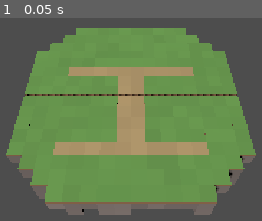
Above: before the commit, frame 1.
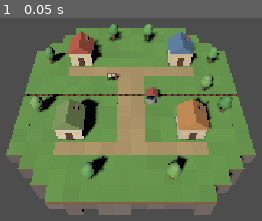
Above: after the commit, the same moment.

Repository: tobyhome12345-commits/Skyroot
Game: Godot game, scene res://scenes/pebblenook.tscn
The game is run twice, just before and just after one commit, with the same random seed, the same clock (stepped at 60 frames per second) and the same inputs.
Inputs:
- Up to frame 1 (0.05 s): no input

The runs differ from the first frame. In frame 1, 11% of the frame differs, in the area x 11-89%, y 2-80%.

Commit message:
Stage 1: place houses, trees, well and notice board on tiles
Each prop claims whole tiles; anything off the island or overlapping is rejected with an error.

Co-Authored-By: Claude Opus 5.5 <noreply@anthropic.com>

Diff:
--- a/scripts/island.gd
+++ b/scripts/island.gd
@@ -29,11 +29,39 @@
 const ROCK_COLOR := Color(0.52, 0.47, 0.45)
 
 var map_size := Vector2i(16, 16)
+## Tiles taken by props (cell -> prop name). Used to stop overlaps.
+var occupied := {}
+
+
+## Every prop on the island: type, top-left tile, footprint in tiles.
+func _prop_layout() -> Array[Dictionary]:
+	return [
+		{"type": "house", "cell": Vector2i(3, 3), "size": Vector2i(2, 2),
+			"walls": Color(0.96, 0.89, 0.76), "roof": Color(0.78, 0.38, 0.3)},
+		{"type": "house", "cell": Vector2i(11, 3), "size": Vector2i(2, 2),
+			"walls": Color(0.93, 0.84, 0.7), "roof": Color(0.4, 0.55, 0.7)},
+		{"type": "house", "cell": Vector2i(3, 10), "size": Vector2i(2, 2),
+			"walls": Color(0.98, 0.92, 0.82), "roof": Color(0.55, 0.65, 0.4)},
+		{"type": "house", "cell": Vector2i(11, 10), "size": Vector2i(2, 2),
+			"walls": Color(0.9, 0.82, 0.72), "roof": Color(0.85, 0.6, 0.35)},
+		{"type": "well", "cell": Vector2i(9, 8), "size": Vector2i(1, 1)},
+		{"type": "notice_board", "cell": Vector2i(6, 6), "size": Vector2i(1, 1)},
+		{"type": "tree", "cell": Vector2i(1, 4), "size": Vector2i(1, 1)},
+		{"type": "tree", "cell": Vector2i(14, 4), "size": Vector2i(1, 1)},
+		{"type": "tree", "cell": Vector2i(1, 9), "size": Vector2i(1, 1)},
+		{"type": "tree", "cell": Vector2i(14, 9), "size": Vector2i(1, 1)},
+		{"type": "tree", "cell": Vector2i(5, 14), "size": Vector2i(1, 1)},
+		{"type": "tree", "cell": Vector2i(10, 14), "size": Vector2i(1, 1)},
+		{"type": "tree", "cell": Vector2i(6, 1), "size": Vector2i(1, 1)},
+		{"type": "tree", "cell": Vector2i(9, 1), "size": Vector2i(1, 1)},
+		{"type": "tree", "cell": Vector2i(13, 7), "size": Vector2i(1, 1)},
+	]
 
 
 func _ready() -> void:
 	map_size = Vector2i(MAP[0].length(), MAP.size())
 	_build_ground()
+	_place_props()
 
 
 # ---------------------------------------------------------------- map helpers
@@ -71,6 +99,61 @@
 func _cell_noise(cell: Vector2i, salt: int) -> float:
 	var h := hash(Vector3i(cell.x, cell.y, salt))
 	return float(h % 1000) / 1000.0
+
+
+# ---------------------------------------------------------------- props
+
+func _place_props() -> void:
+	var props_root := Node3D.new()
+	props_root.name = "Props"
+	add_child(props_root)
+	var tree_leaves := [Color(0.36, 0.62, 0.33), Color(0.42, 0.68, 0.36), Color(0.5, 0.7, 0.38)]
+	var index := 0
+	for p in _prop_layout():
+		var cell: Vector2i = p["cell"]
+		var size: Vector2i = p["size"]
+		var prop_name := "%s_%d" % [p["type"], index]
+		if not _claim_footprint(cell, size, prop_name):
+			continue
+		var node: Node3D
+		match p["type"]:
+			"house":
+				node = Props.house(p["walls"], p["roof"])
+			"tree":
+				node = Props.tree(tree_leaves[index % tree_leaves.size()])
+			"well":
+				node = Props.well()
+			"notice_board":
+				node = Props.notice_board()
+			_:
+				push_error("Unknown prop type: %s" % p["type"])
+				continue
+		node.name = prop_name
+		node.position = Grid.footprint_center(cell, size, map_size)
+		props_root.add_child(node)
+		index += 1
+
+
+## Checks the footprint is fully on ground and not shared, then reserves it.
+## Stops anything from floating over the edge or clipping into another prop.
+func _claim_footprint(cell: Vector2i, size: Vector2i, prop_name: String) -> bool:
+	for dz in size.y:
+		for dx in size.x:
+			var c := cell + Vector2i(dx, dz)
+			if not is_ground(c):
+				push_error("%s at %s hangs off the island (tile %s)" % [prop_name, cell, c])
+				return false
+			if occupied.has(c):
+				push_error("%s at %s overlaps %s (tile %s)" % [prop_name, cell, occupied[c], c])
+				return false
+	for dz in size.y:
+		for dx in size.x:
+			occupied[cell + Vector2i(dx, dz)] = prop_name
+	return true
+
+
+func is_free(cell: Vector2i) -> bool:
+	return is_ground(cell) and not occupied.has(cell)
 
 
 # ---------------------------------------------------------------- ground
--- /dev/null
+++ b/scripts/props.gd
@@ -0,0 +1,123 @@
+class_name Props
+## Simple placeholder props. Each builder returns a Node3D whose origin is the
+## centre of its tile footprint at ground level (y = 0). All parts stay inside
+## the footprint, sit on the ground, and come with a solid collider.
+
+
+static func house(walls: Color, roof: Color) -> Node3D:
+	# 2 x 2 tiles = 4 x 4 m footprint.
+	var root := Node3D.new()
+	var wall_size := Vector3(3.4, 2.6, 3.4)
+	_box(root, wall_size, Vector3(0.0, wall_size.y / 2.0, 0.0), walls)
+	var roof_mesh := PrismMesh.new()
+	roof_mesh.size = Vector3(3.9, 1.5, 3.8)
+	_mesh(root, roof_mesh, Vector3(0.0, wall_size.y + 0.75, 0.0), roof)
+	var front := wall_size.z / 2.0
+	_box(root, Vector3(0.9, 1.6, 0.1), Vector3(0.0, 0.8, front + 0.05), Color(0.42, 0.27, 0.18))
+	var window := Color(1.0, 0.88, 0.55)
+	_box(root, Vector3(0.6, 0.6, 0.08), Vector3(-1.05, 1.6, front + 0.04), window)
+	_box(root, Vector3(0.6, 0.6, 0.08), Vector3(1.05, 1.6, front + 0.04), window)
+	_box(root, Vector3(0.45, 1.0, 0.45), Vector3(1.0, wall_size.y + 1.0, -0.8), Color(0.6, 0.45, 0.4))
+	_box_collider(root, wall_size, Vector3(0.0, wall_size.y / 2.0, 0.0))
+	return root
+
+
+static func tree(leaf: Color) -> Node3D:
+	# 1 tile = 2 x 2 m footprint.
+	var root := Node3D.new()
+	var trunk := CylinderMesh.new()
+	trunk.top_radius = 0.16
+	trunk.bottom_radius = 0.24
+	trunk.height = 1.4
+	_mesh(root, trunk, Vector3(0.0, 0.7, 0.0), Color(0.5, 0.34, 0.22))
+	_mesh(root, _sphere(0.85), Vector3(0.0, 1.95, 0.0), leaf)
+	_mesh(root, _sphere(0.6), Vector3(0.1, 2.65, 0.05), leaf.lightened(0.08))
+	_cylinder_collider(root, 0.35, 2.0)
+	return root
+
+
+static func well() -> Node3D:
+	var root := Node3D.new()
+	var stone := Color(0.66, 0.63, 0.6)
+	var ring := CylinderMesh.new()
+	ring.top_radius = 0.75
+	ring.bottom_radius = 0.8
+	ring.height = 0.8
+	_mesh(root, ring, Vector3(0.0, 0.4, 0.0), stone)
+	var water := CylinderMesh.new()
+	water.top_radius = 0.58
+	water.bottom_radius = 0.58
+	water.height = 0.04
+	_mesh(root, water, Vector3(0.0, 0.81, 0.0), Color(0.25, 0.45, 0.6))
+	var wood := Color(0.5, 0.34, 0.22)
+	_box(root, Vector3(0.12, 1.7, 0.12), Vector3(-0.68, 0.85, 0.0), wood)
+	_box(root, Vector3(0.12, 1.7, 0.12), Vector3(0.68, 0.85, 0.0), wood)
+	var roof := PrismMesh.new()
+	roof.size = Vector3(1.8, 0.55, 1.3)
+	_mesh(root, roof, Vector3(0.0, 1.97, 0.0), Color(0.72, 0.36, 0.3))
+	_cylinder_collider(root, 0.85, 1.7)
+	return root
+
+
+static func notice_board() -> Node3D:
+	var root := Node3D.new()
+	var wood := Color(0.5, 0.34, 0.22)
+	_box(root, Vector3(0.12, 1.7, 0.12), Vector3(-0.65, 0.85, 0.0), wood)
+	_box(root, Vector3(0.12, 1.7, 0.12), Vector3(0.65, 0.85, 0.0), wood)
+	_box(root, Vector3(1.6, 0.9, 0.1), Vector3(0.0, 1.2, 0.0), Color(0.62, 0.45, 0.3))
+	_box(root, Vector3(0.4, 0.5, 0.02), Vector3(-0.35, 1.22, 0.06), Color(0.96, 0.93, 0.84))
+	_box(root, Vector3(0.45, 0.35, 0.02), Vector3(0.3, 1.3, 0.06), Color(0.95, 0.85, 0.7))
+	_box_collider(root, Vector3(1.6, 1.7, 0.4), Vector3(0.0, 0.85, 0.0))
+	return root
+
+
+# ---------------------------------------------------------------- helpers
+
+static func _sphere(radius: float) -> SphereMesh:
+	var s := SphereMesh.new()
+	s.radius = radius
+	s.height = radius * 2.0
+	return s
+
+
+static func _mesh(parent: Node3D, mesh: Mesh, pos: Vector3, color: Color) -> MeshInstance3D:
+	var mi := MeshInstance3D.new()
+	mi.mesh = mesh
+	mi.position = pos
+	mi.material_override = MeshUtil.color_material(color)
+	parent.add_child(mi)
+	return mi
+
+
+static func _box(parent: Node3D, size: Vector3, pos: Vector3, color: Color) -> MeshInstance3D:
+	var b := BoxMesh.new()
+	b.size = size
+	return _mesh(parent, b, pos, color)
+
+
+static func _body(parent: Node3D) -> StaticBody3D:
+	var body := parent.get_node_or_null("Body") as StaticBody3D
+	if body == null:
+		body = StaticBody3D.new()
+		body.name = "Body"
+		parent.add_child(body)
+	return body
+
+
+static func _box_collider(parent: Node3D, size: Vector3, pos: Vector3) -> void:
+	var shape := BoxShape3D.new()
+	shape.size = size
+	var cs := CollisionShape3D.new()
+	cs.shape = shape
+	cs.position = pos
+	_body(parent).add_child(cs)
+
+
+static func _cylinder_collider(parent: Node3D, radius: float, height: float) -> void:
+	var shape := CylinderShape3D.new()
+	shape.radius = radius
+	shape.height = height
+	var cs := CollisionShape3D.new()
+	cs.shape = shape
+	cs.position = Vector3(0.0, height / 2.0, 0.0)
+	_body(parent).add_child(cs)
Not shown, added: scripts/props.gd.uid
